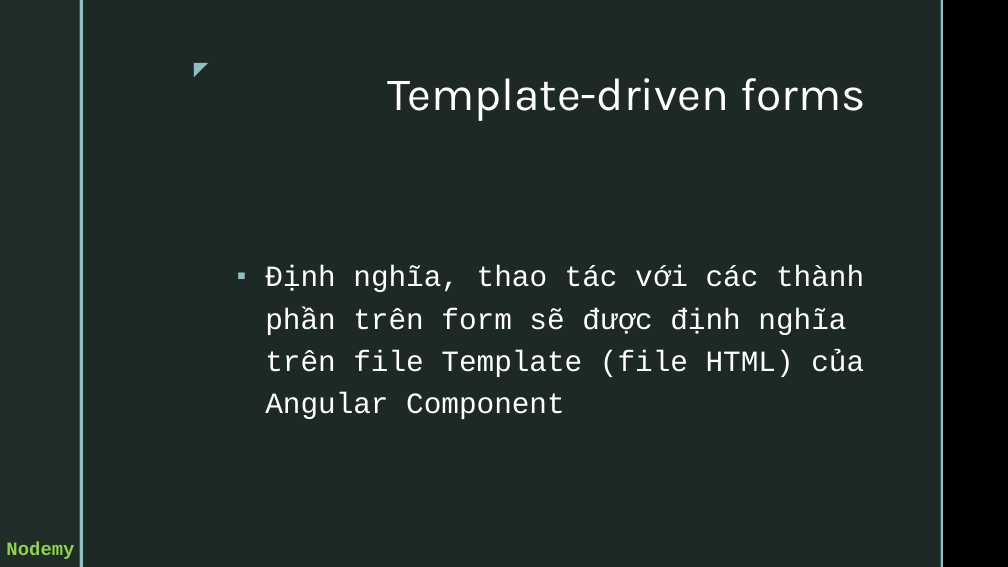
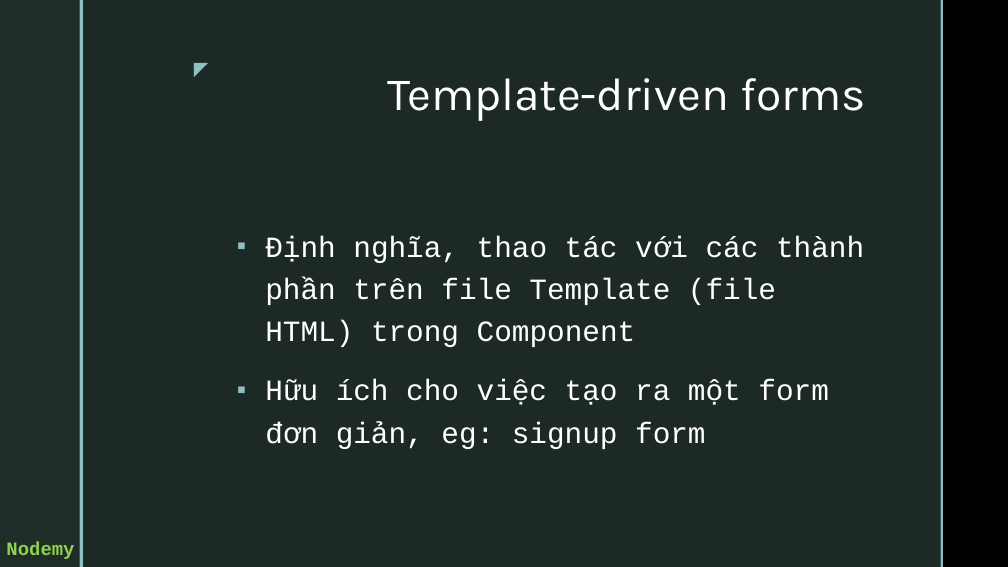
Before and after one commit to vunb/fullstack-nodejs, a slide deck: slide 4 of Session04/03. Forms and Server Communication.pptx (slide 3 before the commit). Drawn at 1008x567 pixels with LibreOffice and Linux fonts; fonts in the diff are those of the drawing; background and template pictures are left out. Boxes give left, top, right and bottom in pixels: in the first picture for what was removed or moved away, otherwise in the second. Text is boxed around its words. In the diff, an @@ line names an element or a change of style, - is before the commit and + after.

Commit message:
update slide

```diff
--- a/Session04/03. Forms and Server Communication.pptx
+++ b/Session04/03. Forms and Server Communication.pptx
@@ text at bbox=[265, 236, 864, 449]: text changed @@
-▪ Định nghĩa, thao tác với các thành phần trên form sẽ được định nghĩa trên file Template (file HTML) của Angular Component
+▪ Định nghĩa, thao tác với các thành phần trên file Template (file HTML) trong Component
+▪ Hữu ích cho việc tạo ra một form đơn giản, eg: signup form
```
Also in this commit, not shown: 1 other slide changed, 6 slides added.
